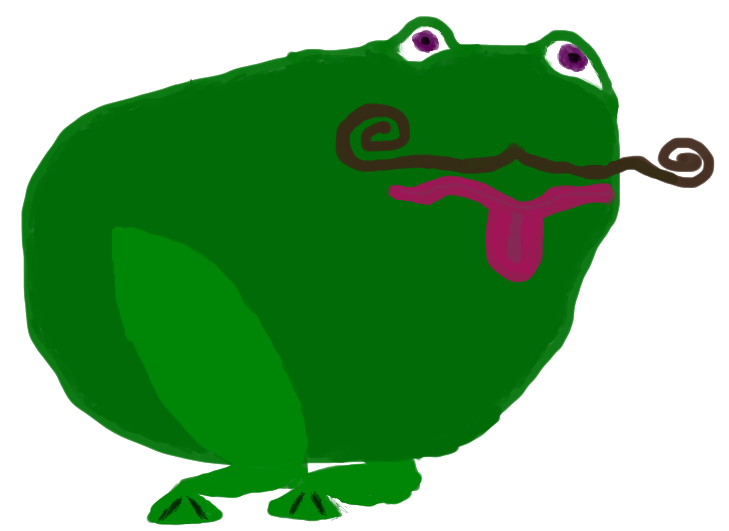
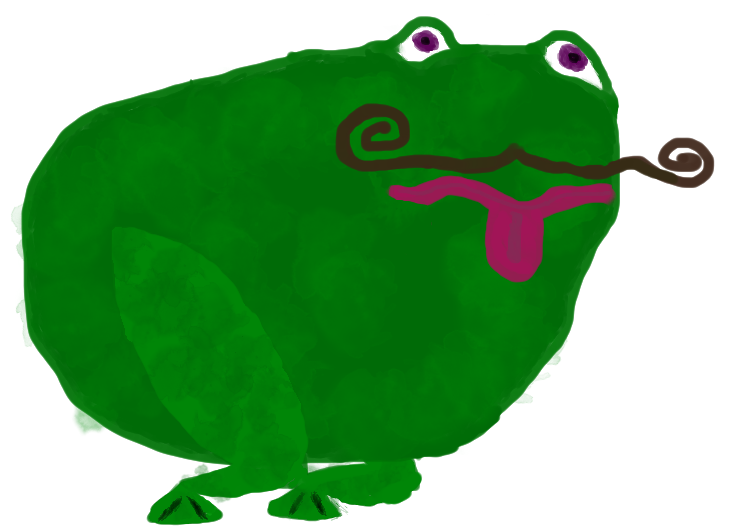
Layers edited between the first and the second 729 × 531 image:
painted on "moustache" over [188, 53, 608, 303]
painted on "bouche" over [11, 107, 608, 363]
renamed "left leg" to "right leg", painted on it over [60, 175, 508, 522]
painted on "body" over [11, 53, 608, 522]
renamed "right leg" to "left leg", painted on it over [252, 111, 572, 521]
